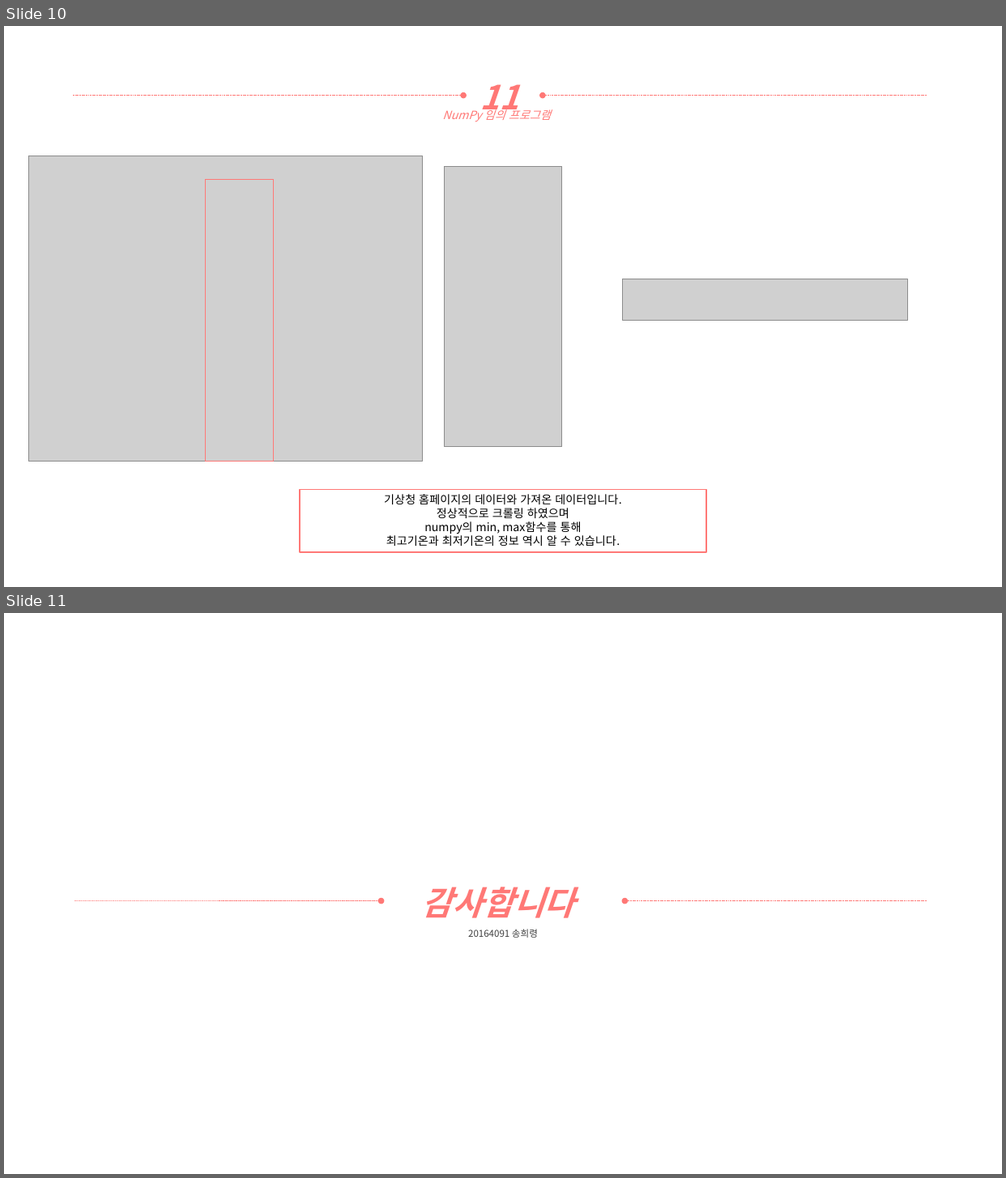
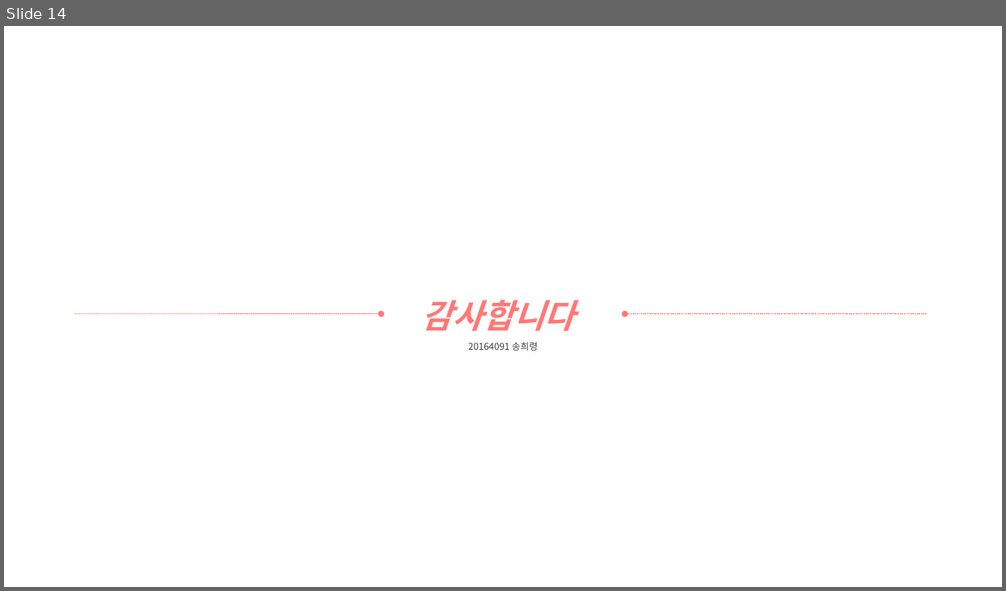
Before and after one commit to yooatom2200/Programing_Base_2, a slide deck: 9장/20164091-송희령-9장 과제.pptx. Shown one above the other, each under a label of ours: slides 10 and 11 before the commit, slide 14 after it. The pictures are 1006x1178 and 1006x591 pixels, drawn with LibreOffice and Linux fonts; fonts in the diff are those of the drawing; grey boxes stand for pictures. Boxes give left, top, right and bottom in pixels: in the first picture for what was removed or moved away, otherwise in the second. Text is boxed around its words. In the diff, an @@ line names an element or a change of style, - is before the commit and + after.

```diff
--- a/9장/20164091-송희령-9장 과제.pptx
+++ b/9장/20164091-송희령-9장 과제.pptx
@@ slide 10 removed at (4, 26, 1002, 587), background #FFFFFF @@
@@ arrow removed from (73, 96) to (463, 96) @@
@@ text removed at (479, 84, 518, 118) @@
-11
@@ arrow removed from (927, 96) to (543, 96) @@
@@ text removed at (442, 108, 551, 122) @@
-NumPy 임의 프로그램
@@ picture removed at (28, 156, 423, 461) @@
@@ picture removed at (444, 167, 562, 447) @@
@@ rectangle removed at (206, 179, 274, 461) @@
@@ picture removed at (623, 279, 908, 321) @@
@@ rectangle removed at (300, 489, 706, 552) @@
-기상청 홈페이지의 데이터와 가져온 데이터입니다.
-정상적으로 크롤링 하였으며
-numpy의 min, max함수를 통해
-최고기온과 최저기온의 정보 역시 알 수 있습니다.
@@ what was slide 11 is now slide 14 @@
```
Also in this commit, not shown: 1 slide changed, 4 slides added, 2 other files.
